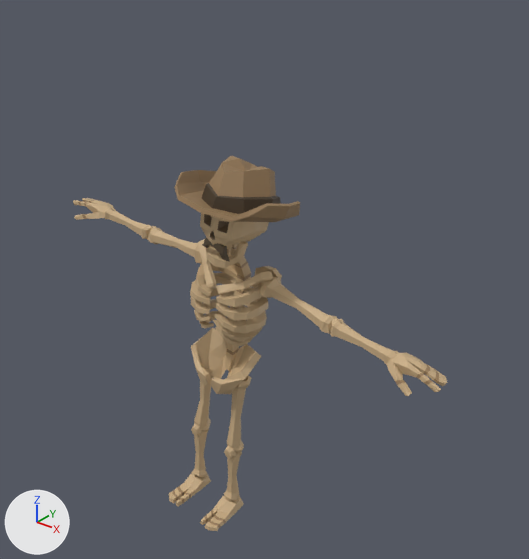
What one commit did to the glTF model dist/models/7.hotspot/7.hotspot.ghost.glb.
Camera for both pictures: a 50 mm lens placed at (2.0, -2.15, 2.75), pointed at (0.04, 0.3, 1.22). The lights are fixed; the arrows at lower left show +X, +Y and +Z. Where no turn or scale is listed for an object, it has been applied to the vertices. Vertices at the same position are counted once.

Objects in the first picture: 'Character_Skeleton_01_1.010', 'SM_Chr_Attach_CowboyHat_01', 'SM_Chr_Attach_Mustache_01'.
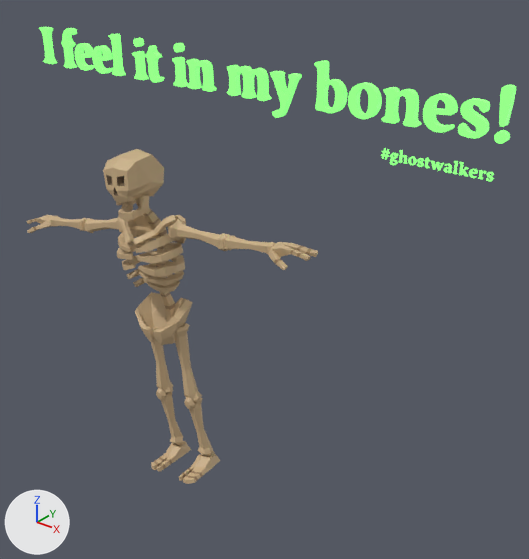
Commit message: updated all ghosts

Boxes [x1, y1, x2, y2] around the edits, measured in the pictures (529 x 559 px):
'Character_Skeleton_01_1.010', mesh turned, moved
    before: [73, 198, 447, 531]
    after: [27, 149, 318, 484]
'Text.025', added (green)
    after: [39, 27, 516, 144]
'SM_Chr_Attach_CowboyHat_01', deleted (brown)
    before: [174, 156, 300, 222]
'Text.026', added (green)
    after: [381, 148, 494, 182]
'SM_Chr_Attach_Mustache_01', deleted
    before: [202, 238, 230, 262]

What the commit changed:
Material 'Text Material' (mat_text_material) is new.
Its base color is (0.144, 0.888, 0.056) (green #6af243).
Its emission color is (0.217, 0.888, 0.213) (green #80f27f).
Its emission strength is 1.0.
me_scene_607 has 1456 vertices, 2784 faces and spans x -0.96..1.1, y -0.15..0.15, z -0.02..1.78.
me_scene_607 is used by ob_character_skeleton_01_1_010; location (0.009, 0.0, 0.0).
me_scene_607 part 1: the whole mesh is turned -16.8 degrees about the y axis through its middle, then moved by (0.0, 0.16, 0.0).
Mesh me_text_005 is new.
It has 10592 vertices, 21156 faces and spans x -0.412..-0.013, y -0.003..0.003, z -0.028..0.027.
It uses material mat_text_material (green #6af243).
Mesh me_text_004 is new.
It has 11850 vertices, 23640 faces and spans x 0.01..2.27, y -0.01..0.01, z 0.02..0.25.
It uses material mat_text_material (green #6af243).
Object 'Character_Skeleton_01_1.010' (ob_character_skeleton_01_1_010) moves from (0.009, 0.0, 0.0) to (-0.554, 0.0, 0.0).
Object 'SM_Chr_Attach_CowboyHat_01' (ob_sm_chr_attach_cowboyhat_01) is deleted.
Object 'SM_Chr_Attach_Mustache_01' (ob_sm_chr_attach_mustache_01) is deleted.
Object 'Text.026' (ob_text_026) is new; it shows me_text_005.
Its location is (1.202, 0.0, 2.04).
Object 'Text.025' (ob_text_025) is new; it shows me_text_004.
Its location is (-1.054, 0.0, 2.079).
